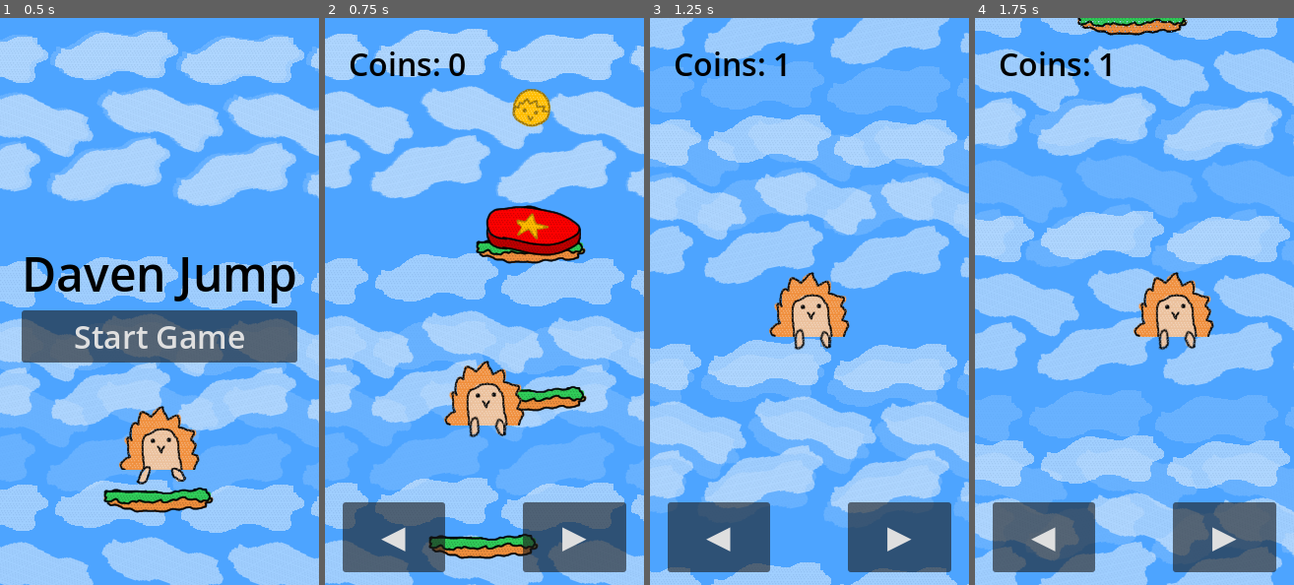
Above: before the commit, frames 1-4 (left to right).
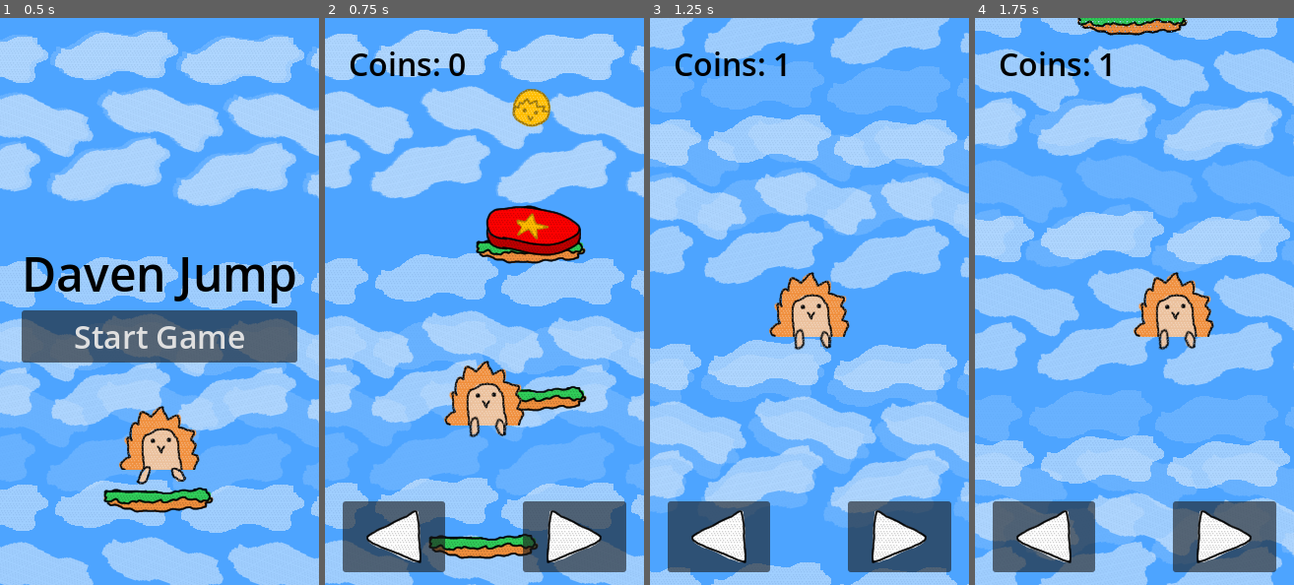
Above: after the commit, the same moments.

Repository: SalticHash/DavenJump
Game: Godot game, scene res://start_menu/start_menu.tscn
The game is run twice, just before and just after one commit, with the same random seed, the same clock (stepped at 60 frames per second) and the same inputs.
Inputs (mouse positions are in pixels of both pictures, inside the frame that each line leads up to):
- Up to frame 1 (0.5 s): no input
- Up to frame 2 (0.75 s): click "Start Game" at 0.5 s
- Up to frame 3 (1.25 s): no input
- Up to frame 4 (1.75 s): tap Enter at 1.25 s; move the mouse to (1204, 273) at 1.27 s; hold Right (right) from 1.28 s (still down); click (1204, 273) at 1.42 s

Frame 1 is identical in both runs. In frame 2, 1.9% of the frame differs, in the area x 5-95%, y 85-97%; in frame 3, 1.9%; in frame 4, 1.9%.

Commit message:
Change mobile button icons

Diff:
--- a/player/player.tscn
+++ b/player/player.tscn
@@ -2,7 +2,9 @@
 
 [ext_resource type="Texture2D" uid="uid://owr4aoshg1ni" path="res://player/player.png" id="1_oul6g"]
 [ext_resource type="Script" uid="uid://d04gs868bsx0" path="res://player/player.gd" id="1_rkbax"]
+[ext_resource type="Texture2D" uid="uid://51fy56prdq6o" path="res://player/left_arrow.png" id="3_c35mf"]
 [ext_resource type="Texture2D" uid="uid://bykc6s2cpoblj" path="res://player/fall1.png" id="3_g6k8r"]
+[ext_resource type="Texture2D" uid="uid://cr00gcmmfu2je" path="res://player/right_arrow.png" id="4_65viv"]
 [ext_resource type="Texture2D" uid="uid://dbjy2uplik1yf" path="res://player/fall2.png" id="4_boad6"]
 [ext_resource type="Texture2D" uid="uid://by3mg3ougqi53" path="res://player/jump1.png" id="5_rgyib"]
 [ext_resource type="Texture2D" uid="uid://bavwmunh5f63l" path="res://player/jump2.png" id="6_hg6s5"]
@@ -139,7 +141,6 @@
 
 [node name="Controls" type="HBoxContainer" parent="UI/Control" unique_id=1955000775]
 unique_name_in_owner = true
-visible = false
 layout_mode = 1
 anchors_preset = 7
 anchor_left = 0.5
@@ -159,7 +160,8 @@
 layout_mode = 2
 size_flags_horizontal = 3
 theme_override_font_sizes/font_size = 32
-text = "◀"
+icon = ExtResource("3_c35mf")
+icon_alignment = 1
 
 [node name="VSeparator" type="VSeparator" parent="UI/Control/Controls" unique_id=729059620]
 modulate = Color(1, 1, 1, 0)
@@ -172,7 +174,8 @@
 layout_mode = 2
 size_flags_horizontal = 3
 theme_override_font_sizes/font_size = 32
-text = "▶"
+icon = ExtResource("4_65viv")
+icon_alignment = 1
 
 [node name="Feet" type="AnimatedSprite2D" parent="." unique_id=858099949]
 position = Vector2(3, 36)
Not shown, changed: export_presets.cfg
Binary file added: player/left_arrow.png
Not shown, added: player/left_arrow.png.import
Binary file added: player/right_arrow.png
Not shown, added: player/right_arrow.png.import
